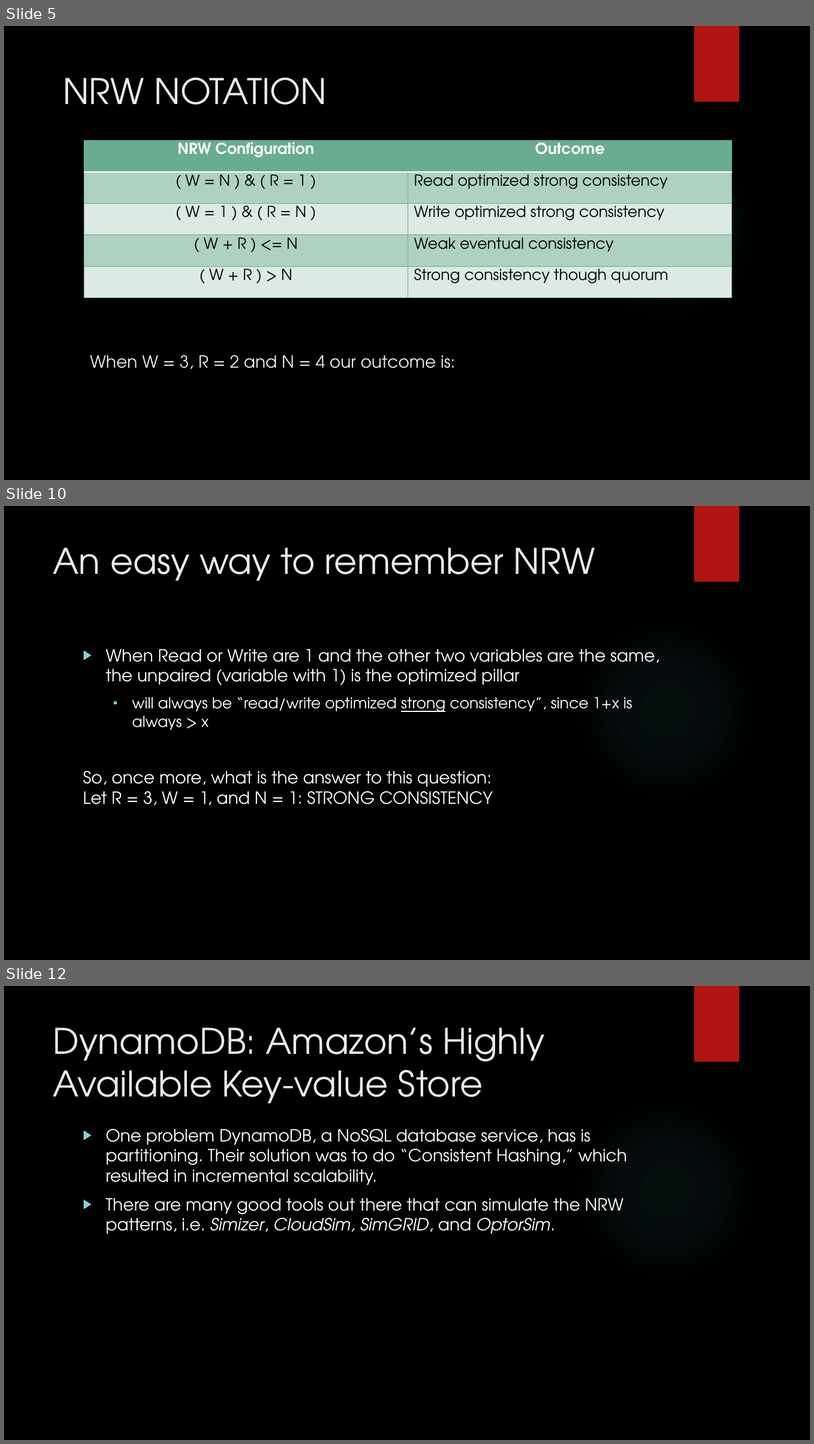
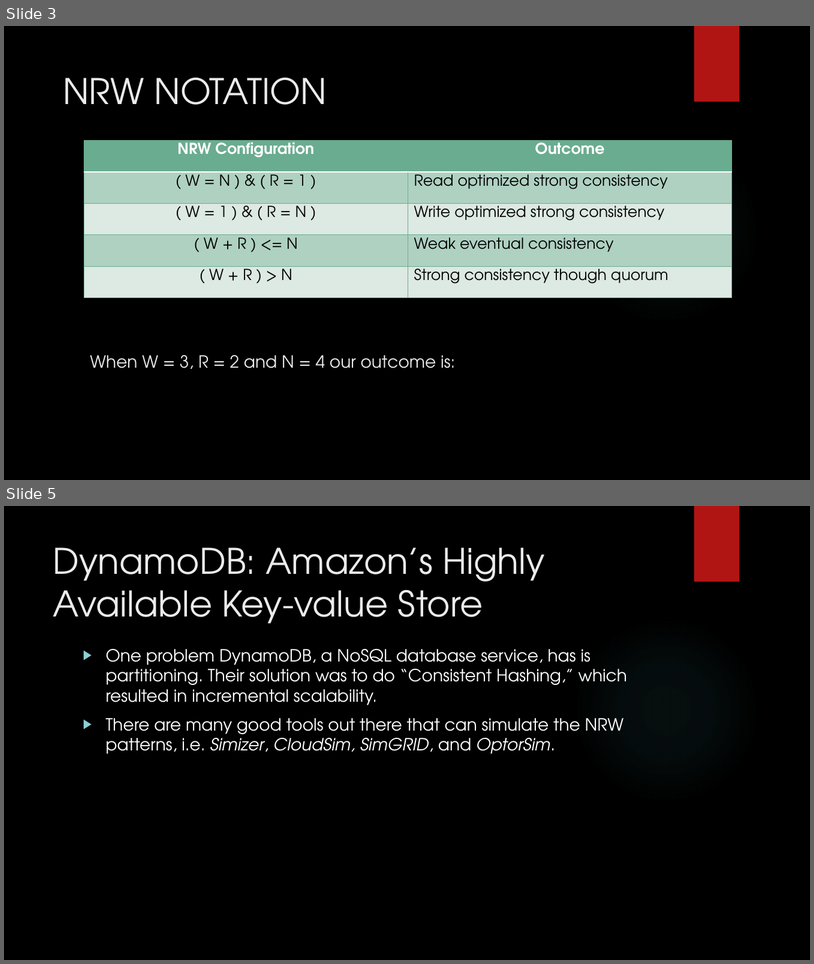
Before and after one commit to MaxWOU/cs364pptx, a slide deck: group6slidshow.pptx. Shown one above the other, each under a label of ours: slides 5, 10 and 12 before the commit, slides 3 and 5 after it; the slides between them are not shown. The pictures are 814x1444 and 814x964 pixels, drawn with LibreOffice and Linux fonts; fonts in the diff are those of the drawing; background and template pictures are left out. Boxes give left, top, right and bottom in pixels: in the first picture for what was removed or moved away, otherwise in the second. Text is boxed around its words. In the diff, an @@ line names an element or a change of style, - is before the commit and + after.

```diff
--- a/group6slidshow.pptx
+++ b/group6slidshow.pptx
@@ slide 10 removed at (x1=4, y1=506, x2=810, y2=960), background picture (left out); not listed: 2 template elements that a slide beside it also shows @@
@@ title removed at (x1=53, y1=547, x2=596, y2=581) @@
-An easy way to remember NRW
@@ text removed at (x1=83, y1=649, x2=660, y2=805) @@
-▶ When Read or Write are 1 and the other two variables are the same, the unpaired (variable with 1) is the optimized pillar
-  ▪ will always be “read/write optimized strong consistency”, since 1+x is always > x
-So, once more, what is the answer to this question:
-Let R = 3, W = 1, and N = 1: STRONG CONSISTENCY
@@ what was slide 5 is now slide 3 @@
@@ what was slide 12 is now slide 5 @@
```
Also in this commit, not shown: 1 slide changed, 6 other slides removed.
